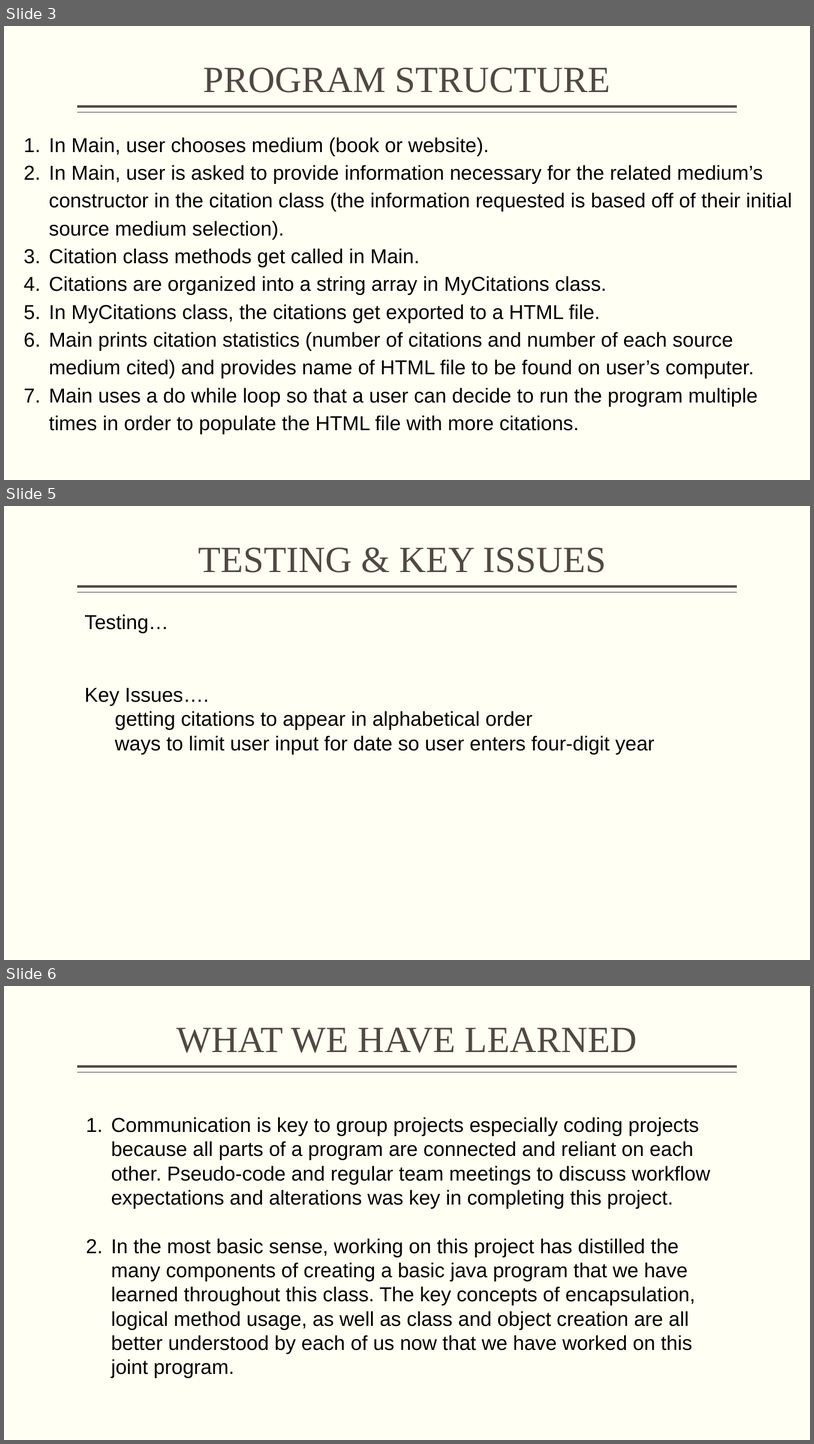
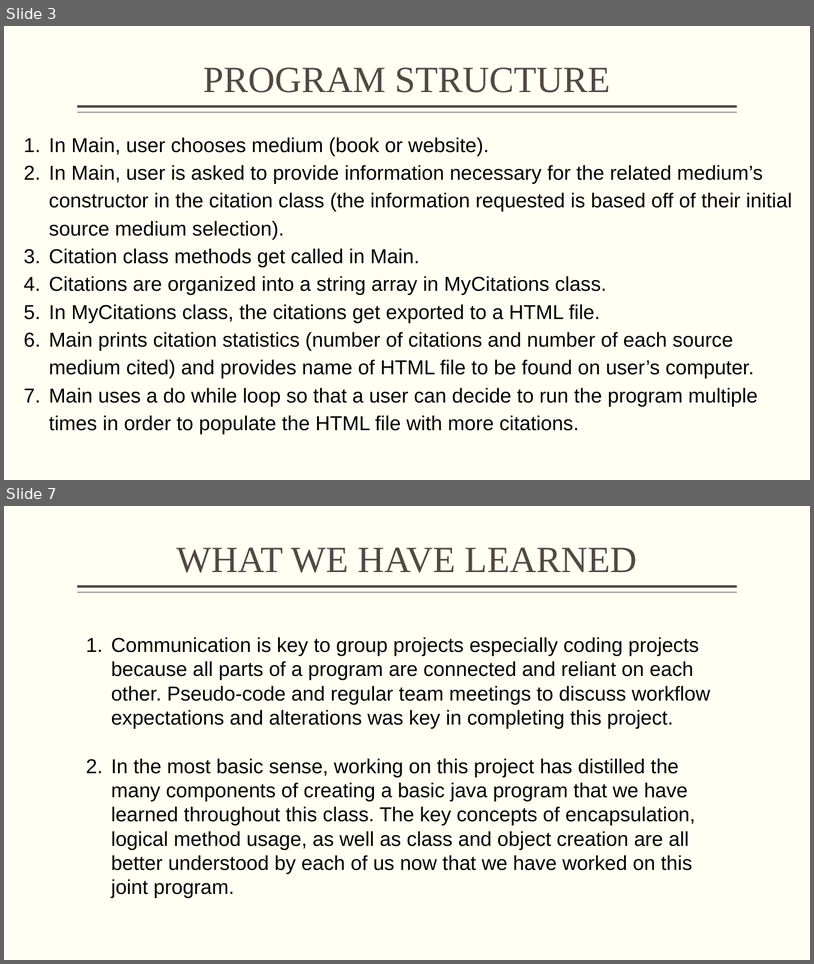
Before and after one commit to RJP43/JavaCustomProject-LUC_Comp-170, a slide deck: COMP170_CustomProject-Presentation.pptx. Shown one above the other, each under a label of ours: slides 3, 5 and 6 before the commit, slides 3 and 7 after it; the slides between them are not shown. The pictures are 814x1444 and 814x964 pixels, drawn with LibreOffice and Linux fonts; fonts in the diff are those of the drawing. Boxes give left, top, right and bottom in pixels: in the first picture for what was removed or moved away, otherwise in the second. Text is boxed around its words. In the diff, an @@ line names an element or a change of style, - is before the commit and + after.

Commit message:
final touches to project code and presentation sllides (transferred back in pseudo code and disucussed key issues as well as final round of testing

```diff
--- a/COMP170_CustomProject-Presentation.pptx
+++ b/COMP170_CustomProject-Presentation.pptx
@@ slide 5 removed at bbox=[4, 506, 810, 960], background #FFFFF3; not listed: 2 template elements that a slide beside it also shows @@
@@ title removed at bbox=[198, 547, 606, 573] @@
-TESTING & KEY ISSUES
@@ text removed at bbox=[84, 614, 654, 754] @@
-Testing…
-Key Issues….
-getting citations to appear in alphabetical order
-ways to limit user input for date so user enters four-digit year
@@ what was slide 6 is now slide 7 @@
```
Also in this commit, not shown: 2 slides changed, 2 slides added, 3 other files.
